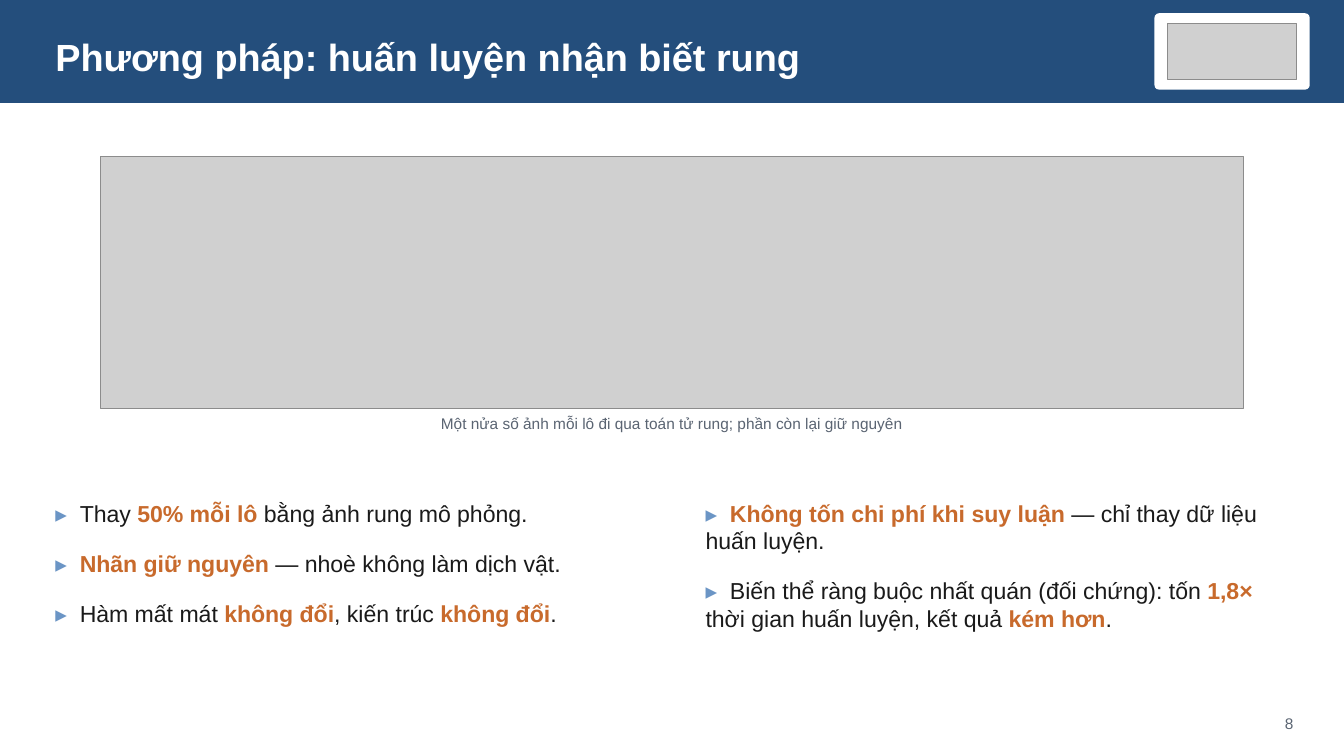
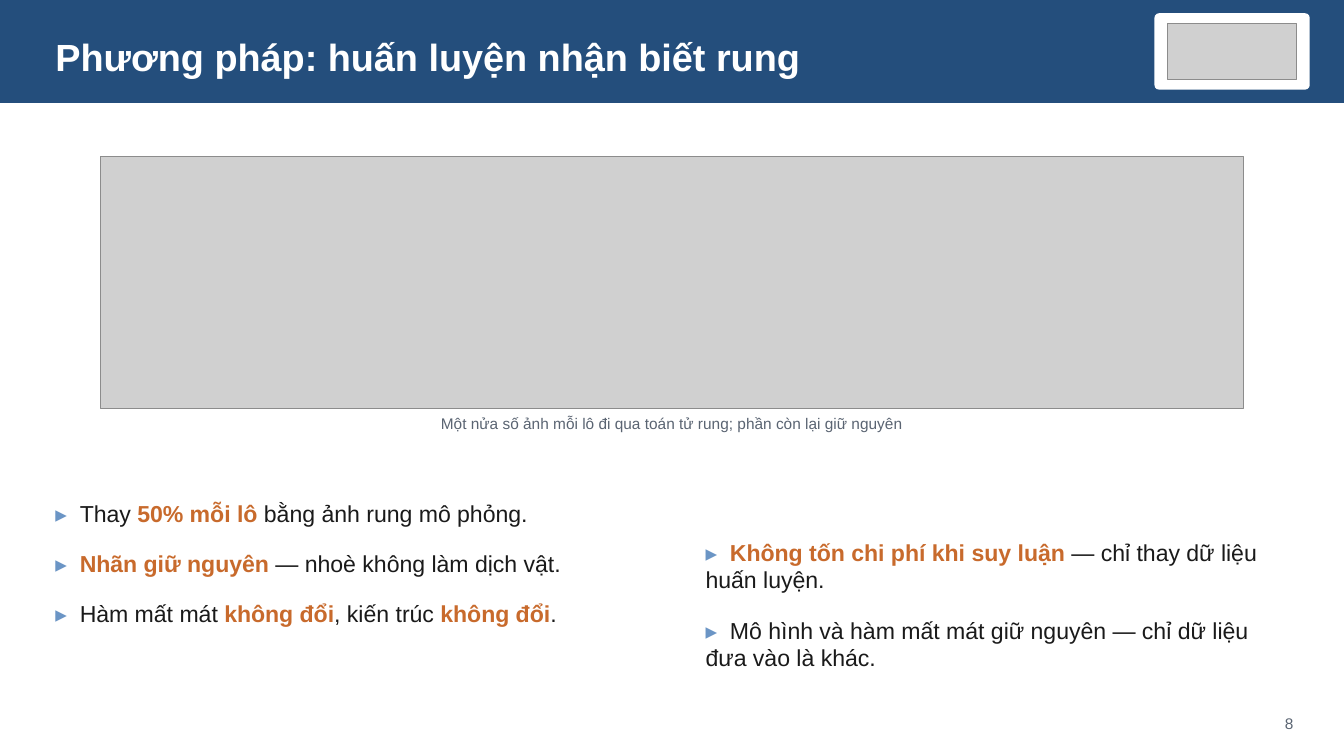
Before and after one commit to NhanHuynh2006/Drone_Following, a slide deck: slide 8 of nckh_SV2026-474/slides/SteadyDet-N_nghiem_thu_nhe.pptx. Drawn at 1344x756 pixels with LibreOffice and Linux fonts; fonts in the diff are those of the drawing; grey boxes stand for pictures. Boxes give left, top, right and bottom in pixels: in the first picture for what was removed or moved away, otherwise in the second. Text is boxed around its words. In the diff, an @@ line names an element or a change of style, - is before the commit and + after.

```diff
--- a/nckh_SV2026-474/slides/SteadyDet-N_nghiem_thu_nhe.pptx
+++ b/nckh_SV2026-474/slides/SteadyDet-N_nghiem_thu_nhe.pptx
@@ text "▸ Không tốn chi phí ..." at (x1=706, y1=543, x2=1257, y2=667): vertical alignment top to middle @@
@@ text at (x1=706, y1=621, x2=1248, y2=667): text changed @@
-▸ Biến thể ràng buộc nhất quán (đối chứng): tốn 1,8× thời gian huấn luyện, kết quả kém hơn.
+▸ Mô hình và hàm mất mát giữ nguyên — chỉ dữ liệu đưa vào là khác.
```
Also in this commit, not shown: 1 other slide changed, 4 other files.
